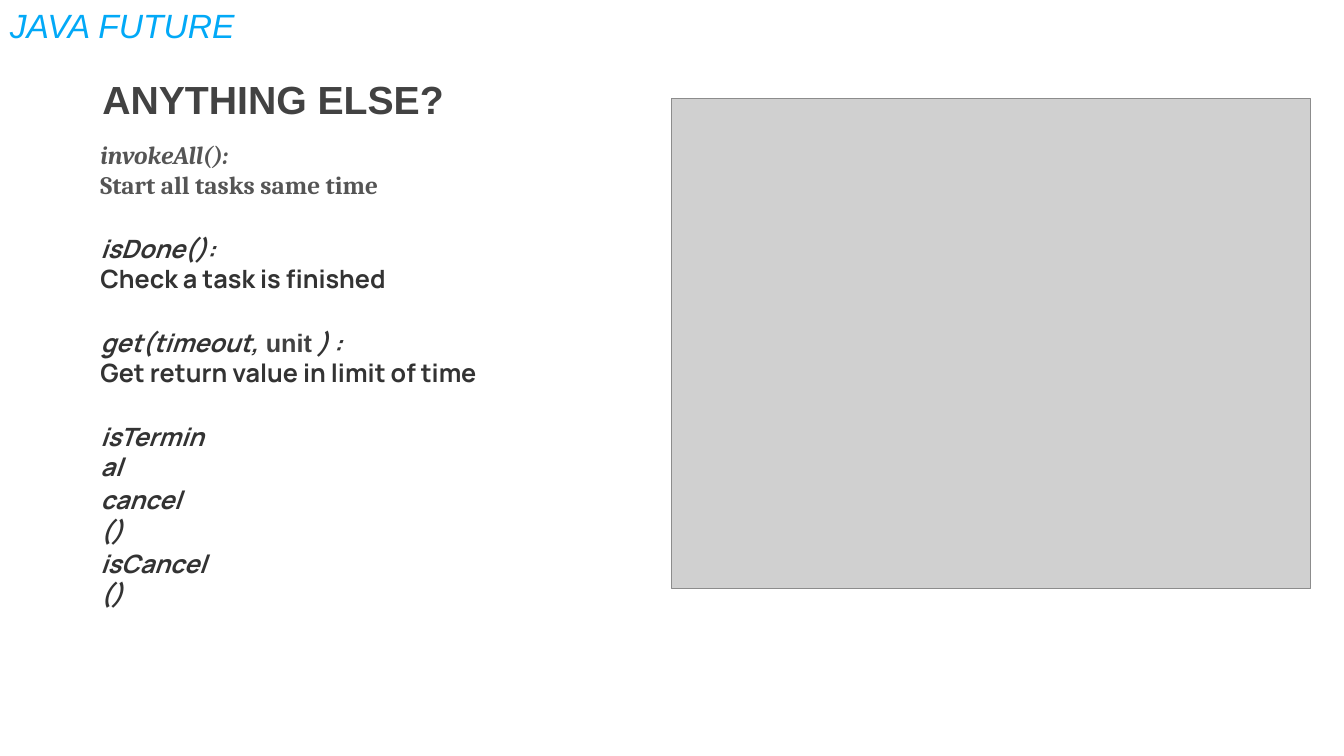
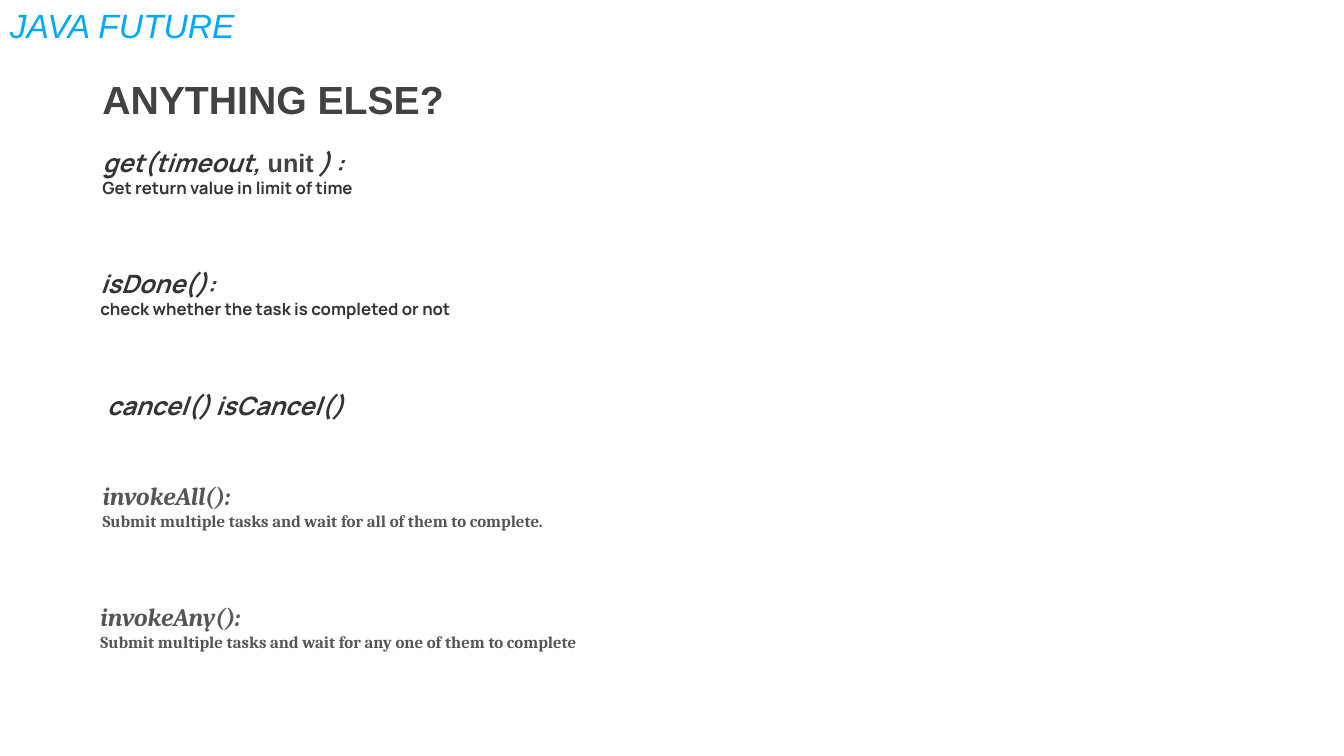
Before and after one commit to DevDay2019-AxonActive/DevDay2019---Advanced-Java, a slide deck: slide 4 of presentations/java_future.pptx. Drawn at 1344x756 pixels with LibreOffice and Linux fonts; fonts in the diff are those of the drawing; grey boxes stand for pictures; background and template pictures are left out. Boxes give left, top, right and bottom in pixels: in the first picture for what was removed or moved away, otherwise in the second. Text is boxed around its words. In the diff, an @@ line names an element or a change of style, - is before the commit and + after.

```diff
--- a/presentations/java_future.pptx
+++ b/presentations/java_future.pptx
@@ picture removed at <box>673,99,1311,589</box> @@
@@ text "get(timeout, unit ) :": place and size @@
-text "get(timeout, unit ) :" at <box>100,331,477,383</box>
+text "get(timeout, unit ) :" at <box>102,151,353,195</box>
@@ text at <box>102,181,353,195</box>: size 18 to 12 pt in "Get return value in limit of time" @@
@@ text "isDone():": place and size @@
-text "isDone():" at <box>100,236,386,289</box>
+text "isDone():" at <box>100,271,450,319</box>
@@ text at <box>100,302,450,319</box>: text changed; size 18 to 12 pt @@
-Check a task is finished
+check whether the task is completed or not
@@ text removed at <box>91,416,223,457</box> @@
-isTerminal
@@ text at <box>107,393,344,420</box>: text changed @@
-cancel()
+cancel() isCancel()
@@ text "invokeAll():": place and size @@
-text "invokeAll():" at <box>100,146,378,194</box>
+text "invokeAll():" at <box>103,487,543,531</box>
@@ text at <box>103,515,543,531</box>: text changed; size 18 to 12 pt @@
-Start all tasks same time
+Submit multiple tasks and wait for all of them to complete.
@@ text removed at <box>100,554,206,574</box> @@
-isCancel()
@@ text added at <box>100,608,576,652</box>, 12 pt, text #555555, bold @@
+invokeAny():
+Submit multiple tasks and wait for any one of them to complete
```
Also in this commit, not shown: 1 other slide changed, 1 other file.
